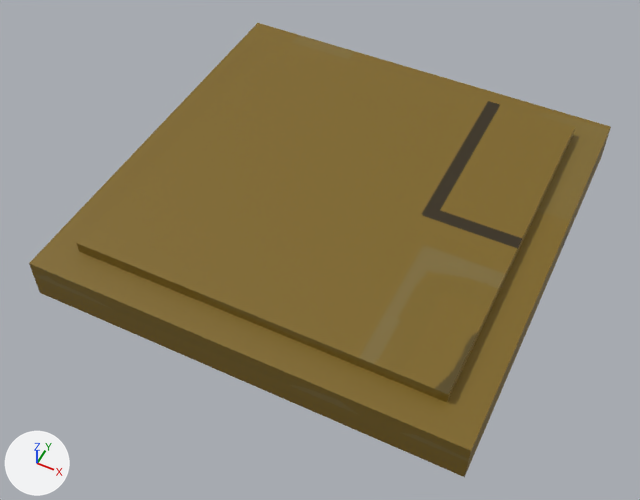
The FBX model Docktun/Assets/models/FloorSwitch.fbx as it was, and as the next commit left it.
Before and after are seen from a camera (50 mm lens) standing at (1.23, -2.67, 2.97) and looking at (0.0, -0.21, -0.1). Arrows for +X, +Y and +Z are at lower left; the lights stay in place. Where no turn or scale is listed for an object, it has been applied to the vertices.
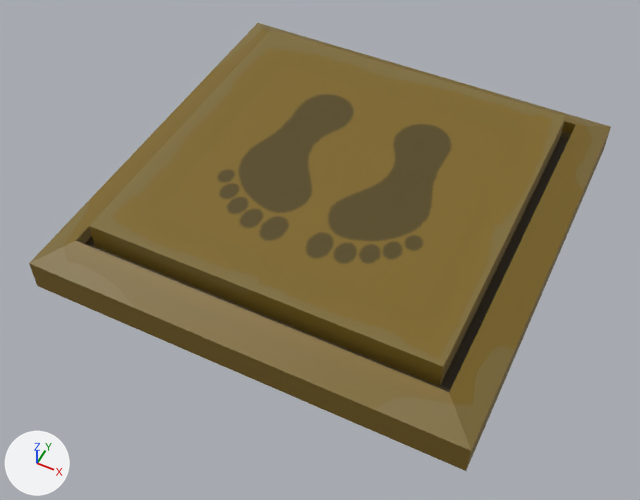
Where the change shows, as pixel boxes [x1, y1, x2, y2] in the pictures (640 x 500 px):
'Cube', reshaped
    before: [29, 23, 611, 477]
    after: [29, 23, 611, 471]
part 1 of me_cube, built on
    before: [77, 36, 575, 402]
    after: [76, 30, 576, 392]
part 2 of me_cube, surface changed (yellow to brown)
    before: [29, 23, 603, 477]
    after: [29, 23, 603, 471]

The change, as a diff of the scene's bpy script:
```diff
--- a/Docktun/Assets/models/FloorSwitch.fbx.py
+++ b/Docktun/Assets/models/FloorSwitch.fbx.py
@@ me_cube @@
 # used by ob_cube; location = (0.0, 0.0, 0.0)
-me_cube.from_pydata(...)  # 16 vertices, 14 faces; spans x -1.0..1.0, y -1.0..1.0, z -0.1..0.16
+me_cube.from_pydata(...)  # 28 vertices, 22 faces; spans x -1.0..1.0, y -1.0..1.0, z -0.05..0.24
+# me_cube part 1
+# 5 faces are deleted
+# 4 vertices in x -0.85..0.85, y -0.85..0.85, z 0.1 move by (0.0, 0.0, 0.07)
+# 4 vertices in x -1.0..1.0, y -1.0..1.0, z -0.1 move by (0.0, 0.0, 0.05)
+# 4 vertices move from x -0.85..0.85, y -0.85..0.85, z 0.16 to x -0.8..0.8, y -0.8..0.8, z 0.11
+# 12 vertices are added at x -0.85..0.85, y -0.85..0.85, z 0.08..0.24
+# 13 new faces join them
+# me_cube part 2: 9 kept faces spanning x -1.0..1.0, y -1.0..1.0, z -0.05..0.17 get new texture (UV) coordinates
 me_cube.materials.append(mat_material)
```
